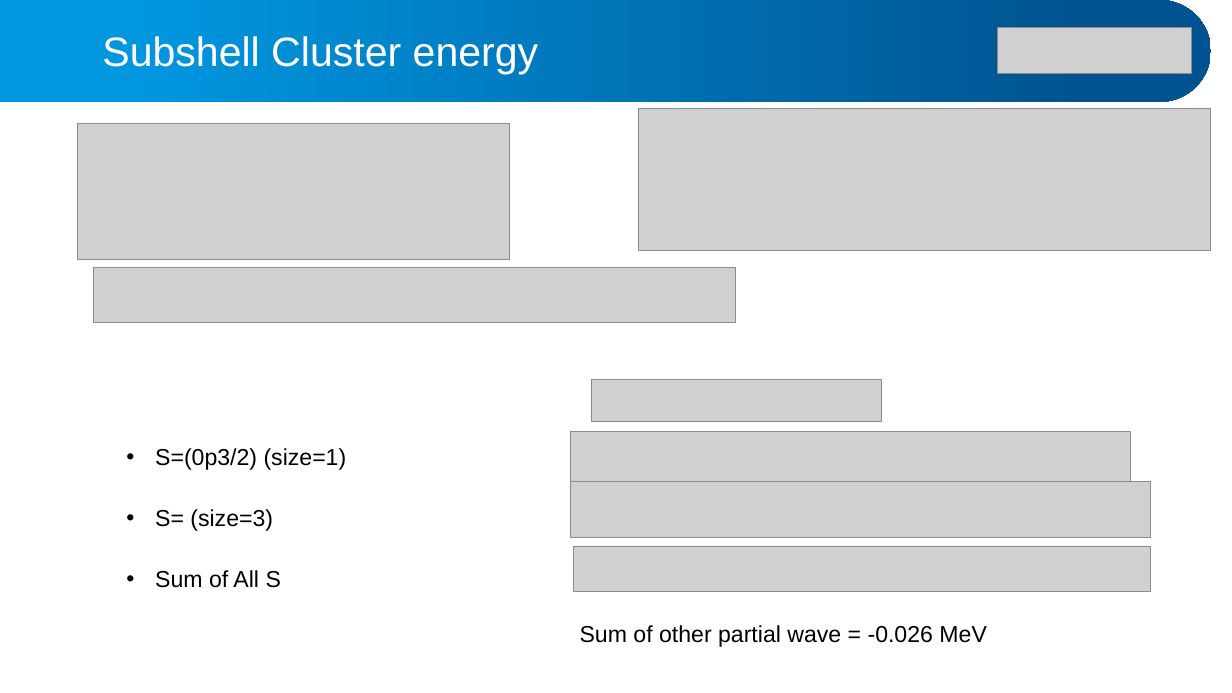
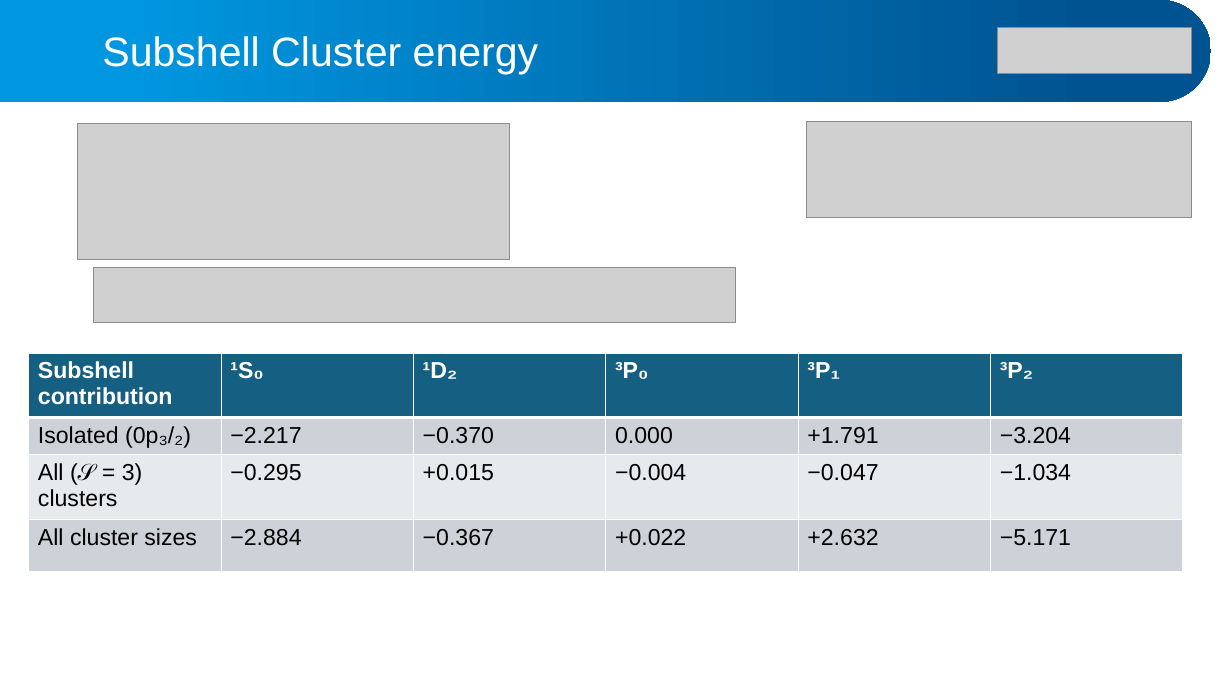
Before and after one commit to alphacentaury-github/NPSS2020, a slide deck: slide 14 of 20260915_JPS_SONG.pptx. Drawn at 1232x693 pixels with LibreOffice and Linux fonts; fonts in the diff are those of the drawing; grey boxes stand for pictures. Boxes give left, top, right and bottom in pixels: in the first picture for what was removed or moved away, otherwise in the second. Text is boxed around its words. In the diff, an @@ line names an element or a change of style, - is before the commit and + after.

```diff
--- a/20260915_JPS_SONG.pptx
+++ b/20260915_JPS_SONG.pptx
@@ picture resized from (x1=639, y1=108, x2=1212, y2=250) to (x1=807, y1=122, x2=1192, y2=218) @@
@@ table added at (x1=29, y1=353, x2=1182, y2=571), 4 rows, 6 columns @@
+Subshell contribution | ¹S₀ | ¹D₂ | ³P₀ | ³P₁ | ³P₂
+Isolated (0p₃/₂) | −2.217 | −0.370 | 0.000 | +1.791 | −3.204
+All (𝒮 = 3) clusters | −0.295 | +0.015 | −0.004 | −0.047 | −1.034
+All cluster sizes | −2.884 | −0.367 | +0.022 | +2.632 | −5.171
@@ picture removed at (x1=592, y1=380, x2=882, y2=422) @@
@@ text removed at (x1=155, y1=448, x2=347, y2=470) @@
-• S=(0p3/2) (size=1)
@@ picture removed at (x1=570, y1=432, x2=1130, y2=484) @@
@@ text removed at (x1=155, y1=509, x2=273, y2=531) @@
-• S= (size=3)
@@ picture removed at (x1=570, y1=482, x2=1151, y2=537) @@
@@ picture removed at (x1=574, y1=546, x2=1152, y2=592) @@
@@ text removed at (x1=155, y1=570, x2=281, y2=588) @@
-• Sum of All S
@@ text removed at (x1=580, y1=625, x2=986, y2=647) @@
-Sum of other partial wave = -0.026 MeV
```
Also in this commit, not shown: 10 other slides changed.
